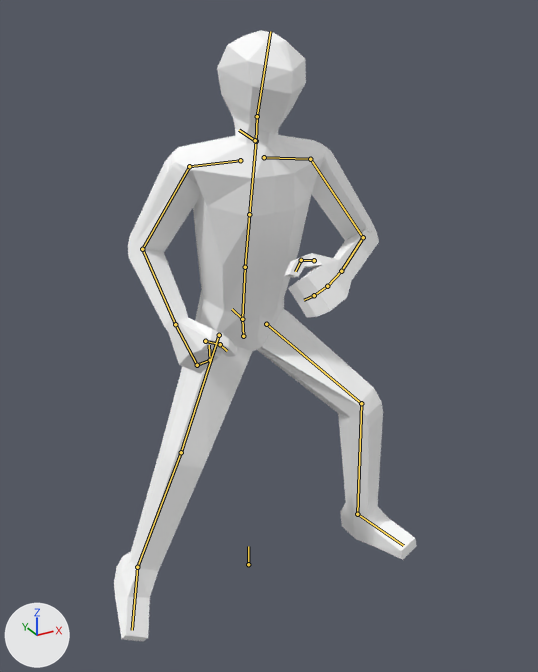
The Blender file game/data/models/armature.blend as it was, and as the next commit left it.
The view is the same before and after, from a 50 mm lens placed at (-0.843, -1.665, 1.603), pointed at (0.006, -0.121, 0.831). The lights are fixed; the arrows at lower left show +X, +Y and +Z. Both versions are drawn at frame 4 of the action 'run-left-loop'; the numbers are the values there. The bones that bend it are drawn over the model as lines.

In view in the first picture: 'Male'.
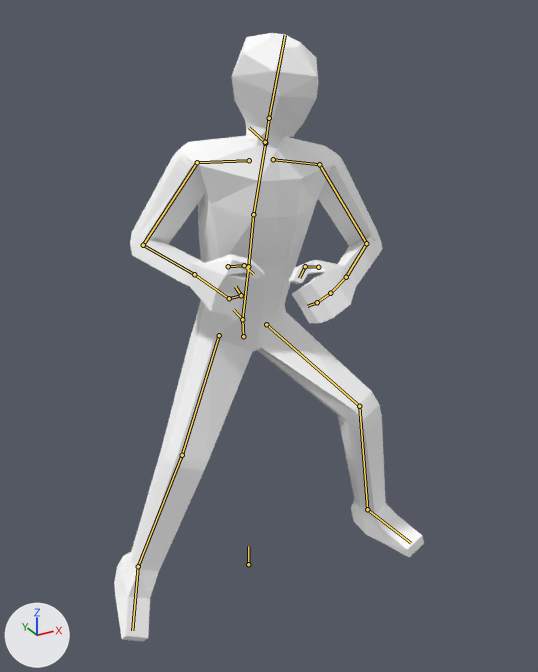
What differs and where, as boxes (x1, y1, x2, y2) in the pictures (538 x 672 px):
'Male', posed
    before: (114, 30, 417, 641)
    after: (114, 33, 424, 641)
bone 'spine', root to tip
    before: (242, 319) to (245, 267)
    after: (242, 319) to (248, 266)
bone 'spine_1', root to tip
    before: (245, 267) to (249, 214)
    after: (248, 266) to (253, 214)
bone 'spine_2', root to tip
    before: (249, 214) to (256, 141)
    after: (253, 214) to (265, 143)
bone 'head', root to tip
    before: (257, 116) to (270, 31)
    after: (269, 118) to (285, 35)
bone 'left_hand', root to tip
    before: (341, 271) to (327, 286)
    after: (346, 277) to (330, 293)
bone 'spine_control_low-noexp', root to tip
    before: (242, 319) to (232, 309)
    after: (242, 319) to (233, 309)
bone 'spine_control_high-noexp', root to tip
    before: (255, 140) to (239, 130)
    after: (265, 142) to (249, 127)

What changed in the scene script:
```text
Change bone_left_ik_foot_noexp:
    where bone_left_ik_foot_noexp = bpy.data.objects['Armature'].pose.bones['left_ik_foot-noexp']  # child of 'root'
    bone_left_ik_foot_noexp.location: (0.167, -0.002, 0.0) -> (0.205, -0.002, 0.0)
Change bone_left_foot_ik_pole_noexp:
    where bone_left_foot_ik_pole_noexp = bpy.data.objects['Armature'].pose.bones['left_foot_ik_pole-noexp']  # child of 'root'
    bone_left_foot_ik_pole_noexp.location: (0.157, 0.059, 0.138) -> (0.24, 0.35, -0.307)
Change bone_spine:
    where bone_spine = bpy.data.objects['Armature'].pose.bones['spine']  # child of 'pelvis'
    bone_spine.rotation_quaternion: (0.998, -0.004, -0.023, -0.052) -> (0.997, -0.004, -0.049, -0.055)  # degrees (0, -3, -6) -> degrees (0, -6, -6)
Change bone_spine_1:
    where bone_spine_1 = bpy.data.objects['Armature'].pose.bones['spine_1']  # child of 'spine'
    bone_spine_1.rotation_quaternion: (0.999, -0.011, 0.037, -0.002) -> (0.998, -0.011, 0.058, 0.0)  # degrees (-1, 4, 0) -> degrees (-1, 7, 0)
Change bone_spine_2:
    where bone_spine_2 = bpy.data.objects['Armature'].pose.bones['spine_2']  # child of 'spine_1'
    bone_spine_2.rotation_quaternion: (0.998, 0.055, 0.021, -0.003) -> (0.998, 0.056, -0.001, -0.001)  # degrees (6, 2, 0) -> degrees (6, 0, 0)
Change bone_head:
    where bone_head = bpy.data.objects['Armature'].pose.bones['head']  # child of 'neck'
    bone_head.rotation_quaternion: (0.997, 0.071, 0.021, -0.009) -> (0.975, 0.066, 0.207, 0.033)  # degrees (8, 2, -1) -> degrees (9, 24, 6)
Change bone_left_hand:
    where bone_left_hand = bpy.data.objects['Armature'].pose.bones['left_hand']  # child of 'left_forearm'
    bone_left_hand.rotation_quaternion: (0.995, 0.085, 0.021, 0.05) -> (0.993, 0.112, 0.022, 0.049)  # degrees (10, 2, 6) -> degrees (13, 2, 6)
Change bone_spine_control_low_noexp:
    where bone_spine_control_low_noexp = bpy.data.objects['Armature'].pose.bones['spine_control_low-noexp']  # child of 'pelvis'
    bone_spine_control_low_noexp.rotation_quaternion: (0.997, 0.071, 0.0, 0.0) -> (0.994, 0.069, 0.076, -0.028)  # degrees (8, 0, 0) -> degrees (8, 9, -3)
Change bone_right_ik_target_noexp:
    where bone_right_ik_target_noexp = bpy.data.objects['Armature'].pose.bones['right_ik_target-noexp']  # child of 'right_ik_foot-noexp'
    bone_right_ik_target_noexp.location: (-0.004, -0.064, 0.052) -> (-0.004, -0.07, 0.057)
Change bone_right_arm_ik_target_noexp:
    where bone_right_arm_ik_target_noexp = bpy.data.objects['Armature'].pose.bones['right_arm_ik_target-noexp']  # child of 'root'
    bone_right_arm_ik_target_noexp.location: (0.353, -0.434, 0.086) -> (0.406, -0.238, 0.168)
    bone_right_arm_ik_target_noexp.rotation_quaternion: (0.65, -0.562, 0.236, 0.454) -> (0.523, -0.486, 0.363, 0.596)  # degrees (-64, 55, 34) -> degrees (-16, 74, 85)
Change bone_spine_control_high_noexp:
    where bone_spine_control_high_noexp = bpy.data.objects['Armature'].pose.bones['spine_control_high-noexp']
    bone_spine_control_high_noexp.location: (0.0, -0.067, 0.0) -> (0.021, -0.08, 0.0)
    bone_spine_control_high_noexp.rotation_quaternion: (0.996, 0.087, 0.0, 0.0) -> (0.988, 0.14, 0.038, 0.006)  # degrees (10, 0, 0) -> degrees (16, 4, 1)
```
